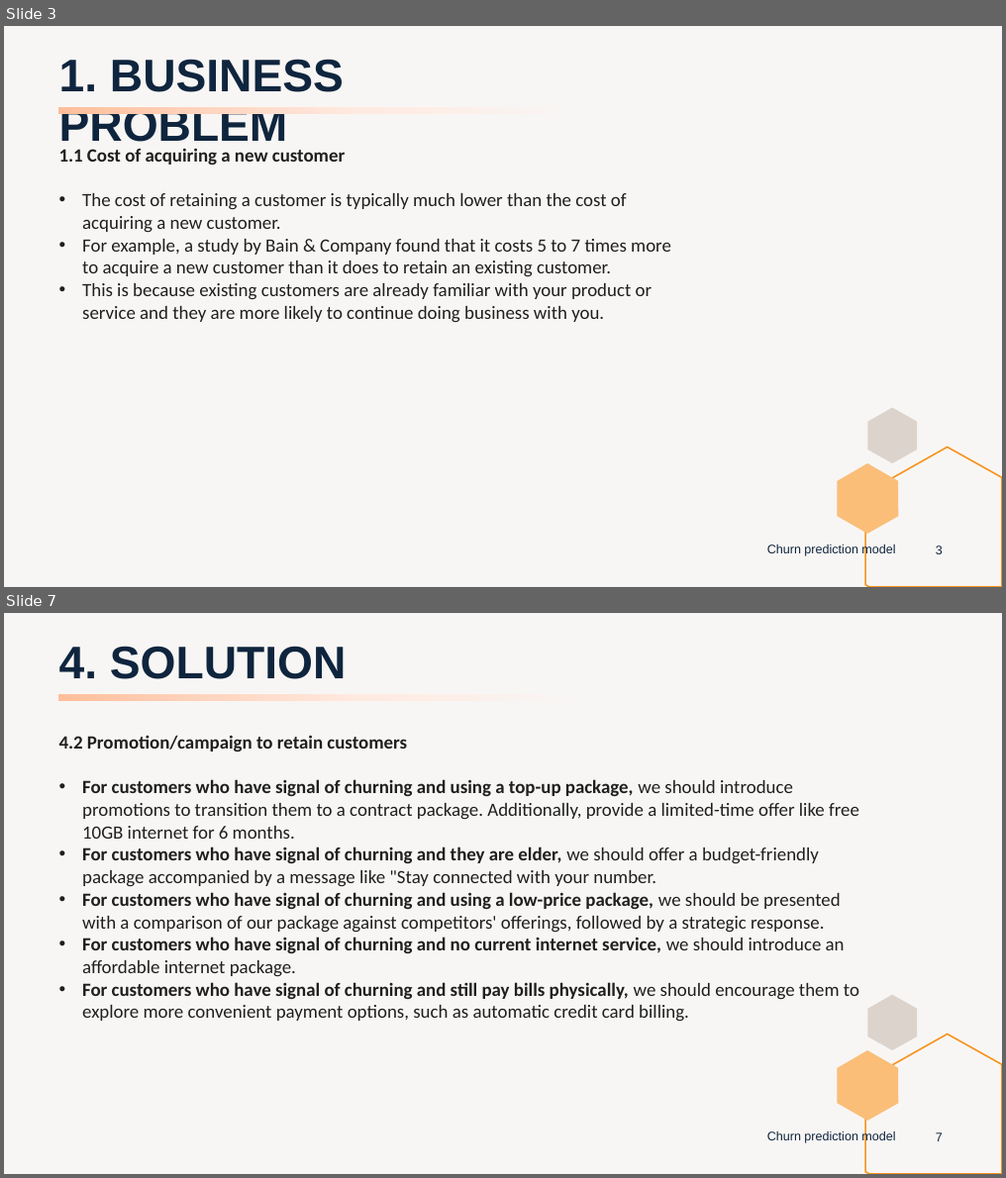
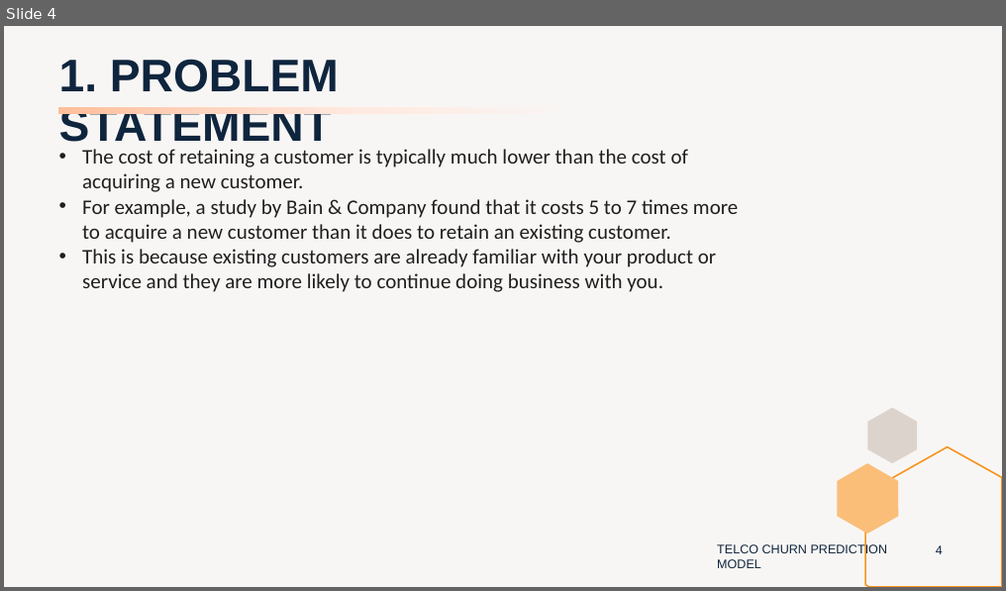
Before and after one commit to peerapat-t/telco_churn_prediction_model, a slide deck: Telco churn prediction model presentation.pptx. Shown one above the other, each under a label of ours: slides 3 and 7 before the commit, slide 4 after it; the slides between them are not shown. The pictures are 1006x1178 and 1006x591 pixels, drawn with LibreOffice and Linux fonts; fonts in the diff are those of the drawing. Boxes give left, top, right and bottom in pixels: in the first picture for what was removed or moved away, otherwise in the second. Text is boxed around its words. In the diff, an @@ line names an element or a change of style, - is before the commit and + after.

Commit message:
Add files via upload
update slide, improve model performance by add more iteration during randomized search

```diff
--- a/Telco churn prediction model presentation.pptx
+++ b/Telco churn prediction model presentation.pptx
@@ slide 7 removed at bbox=[4, 613, 1002, 1174], background #DCD3CC at 20% opacity; not listed: 3 template elements that a slide beside it also shows @@
@@ title removed at bbox=[59, 646, 346, 679] @@
-4. SOLUTION
@@ rectangle removed at bbox=[58, 694, 610, 700] @@
@@ text removed at bbox=[59, 735, 859, 1022] @@
-4.2 Promotion/campaign to retain customers
-• For customers who have signal of churning and using a top-up package, we should introduce promotions to transition them to a contract package. Additionally, provide a limited-time offer like free 10GB internet for 6 months.
-• For customers who have signal of churning and they are elder, we should offer a budget-friendly package accompanied by a message like "Stay connected with your number.
-• For customers who have signal of churning and using a low-price package, we should be presented with a comparison of our package against competitors' offerings, followed by a strategic response.
-• For customers who have signal of churning and no current internet service, we should introduce an affordable internet package.
-• For customers who have signal of churning and still pay bills physically, we should encourage them to explore more convenient payment options, such as automatic credit card billing.
@@ text removed at bbox=[767, 1131, 895, 1144] @@
-Churn prediction model
@@ page number removed at bbox=[936, 1133, 943, 1142] @@
-7
@@ what was slide 3 is now slide 4 @@
@@ slide 4 changed as well @@
@@ title at bbox=[59, 59, 339, 151]: text changed @@
-1. BUSINESS PROBLEM
+1. PROBLEM STATEMENT
@@ text "The cost of retaining a ..." at bbox=[82, 149, 738, 292]: size 18 to 20 pt @@
@@ text at bbox=[59, 148, 345, 165]: paragraph removed @@
-1.1 Cost of acquiring a new customer
@@ text at bbox=[717, 544, 888, 569]: text changed @@
-Churn prediction model
+TELCO CHURN PREDICTION MODEL
@@ page number at bbox=[936, 546, 943, 555]: text changed @@
-3
+4
```
Also in this commit, not shown: 13 other slides changed, 7 slides added, 3 other slides removed, 2 other files.
